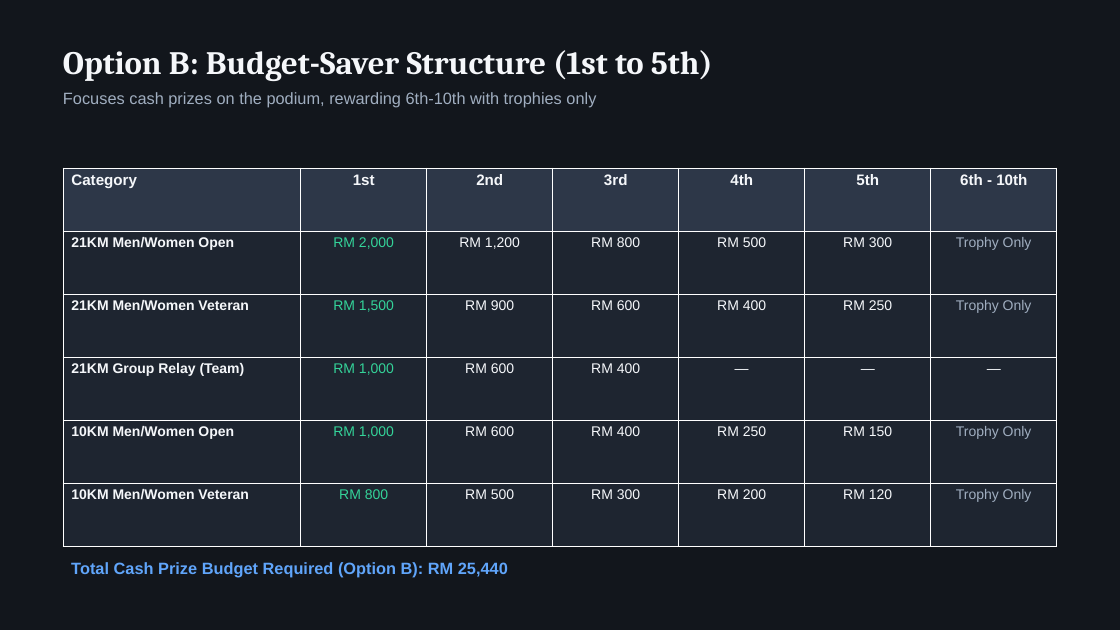
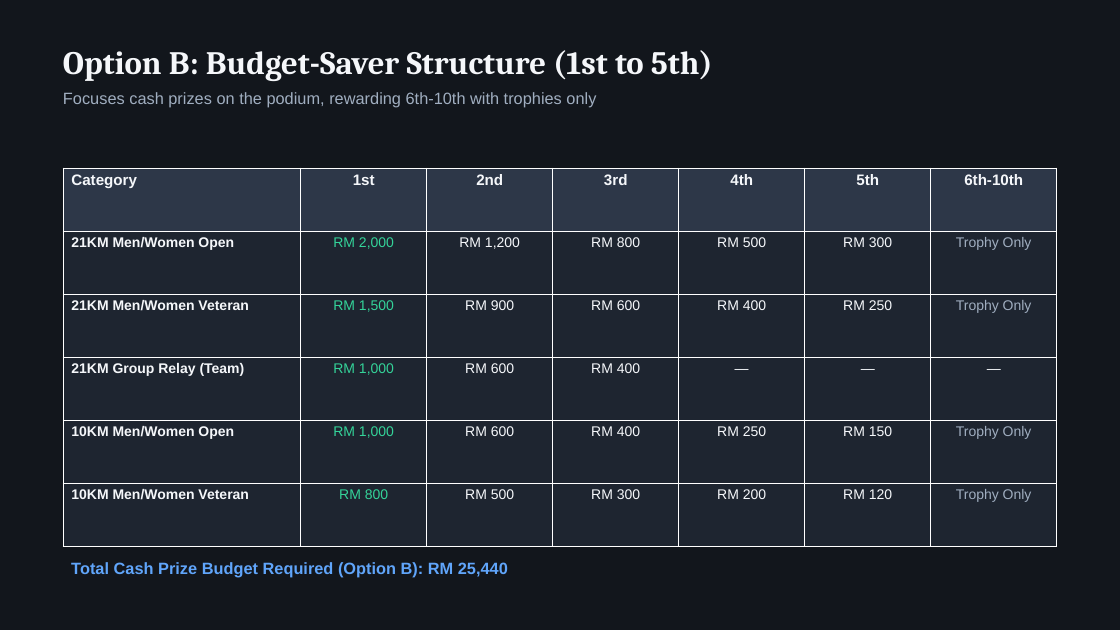
Before and after one commit to StartedfromRO/protocol-21km-prize-pool, a slide deck: slide 4 of prizes_presentation.pptx. Drawn at 1120x630 pixels with LibreOffice and Linux fonts; fonts in the diff are those of the drawing. Boxes give left, top, right and bottom in pixels: in the first picture for what was removed or moved away, otherwise in the second. Text is boxed around its words. In the diff, an @@ line names an element or a change of style, - is before the commit and + after.

```diff
--- a/prizes_presentation.pptx
+++ b/prizes_presentation.pptx
@@ table at bbox=[63, 168, 1057, 546] @@
-row 1, column 7: 6th - 10th
+row 1, column 7: 6th-10th
```
Also in this commit, not shown: 1 other slide changed, 2 other files.
